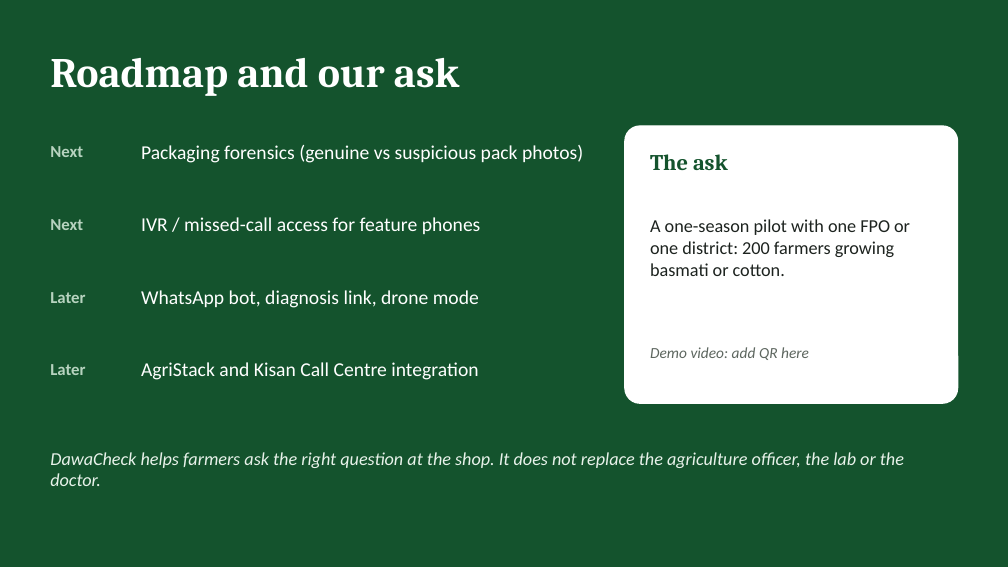
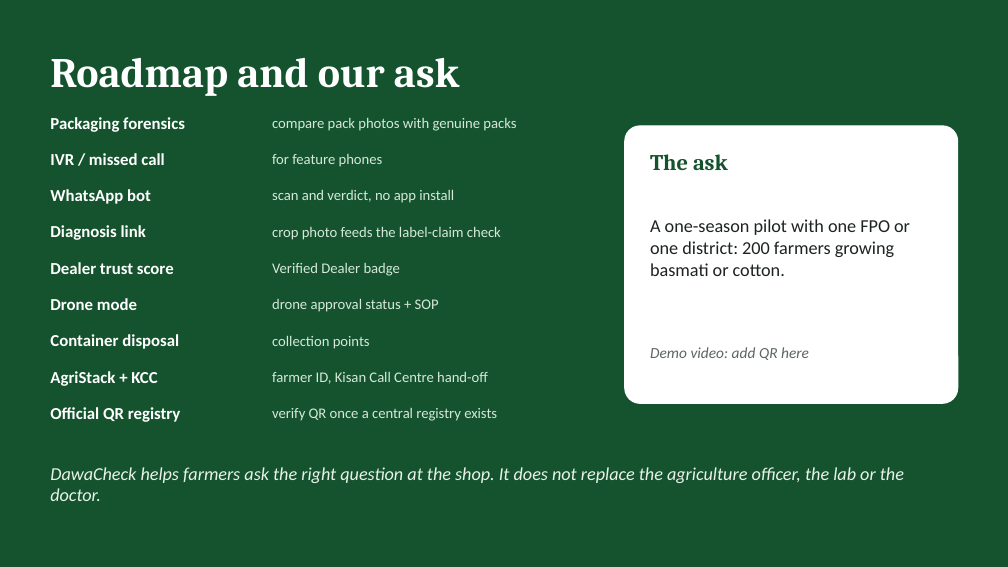
Before and after one commit to meenakshisatpathy20-del/dawacheck, a slide deck: slide 10 of docs/DawaCheck_pitch.pptx. Drawn at 1008x567 pixels with LibreOffice and Linux fonts; fonts in the diff are those of the drawing. Boxes give left, top, right and bottom in pixels: in the first picture for what was removed or moved away, otherwise in the second. Text is boxed around its words. In the diff, an @@ line names an element or a change of style, - is before the commit and + after.

```diff
--- a/docs/DawaCheck_pitch.pptx
+++ b/docs/DawaCheck_pitch.pptx
@@ text added at <box>50,117,185,132</box>, 12 pt, text #FFFFFF, bold @@
+Packaging forensics
@@ text added at <box>272,118,516,131</box>, 10.5 pt, text #D5E8DA @@
+compare pack photos with genuine packs
@@ text removed at <box>50,146,83,157</box> @@
-Next
@@ text removed at <box>141,145,583,163</box> @@
-Packaging forensics (genuine vs suspicious pack photos)
@@ text added at <box>50,153,164,165</box>, 12 pt, text #FFFFFF, bold @@
+IVR / missed call
@@ text at <box>272,154,383,167</box>: text changed; size 14 to 10.5 pt; text colour #FFFFFF to #D5E8DA @@
-IVR / missed-call access for feature phones
+for feature phones
@@ text added at <box>50,189,151,204</box>, 12 pt, text #FFFFFF, bold @@
+WhatsApp bot
@@ text added at <box>272,190,454,203</box>, 10.5 pt, text #D5E8DA @@
+scan and verdict, no app install
@@ text removed at <box>50,219,83,230</box> @@
-Next
@@ text added at <box>50,225,146,240</box>, 12 pt, text #FFFFFF, bold @@
+Diagnosis link
@@ text added at <box>272,227,501,240</box>, 10.5 pt, text #D5E8DA @@
+crop photo feeds the label-claim check
@@ text added at <box>50,262,174,274</box>, 12 pt, text #FFFFFF, bold @@
+Dealer trust score
@@ text added at <box>272,263,400,276</box>, 10.5 pt, text #D5E8DA @@
+Verified Dealer badge
@@ text removed at <box>50,292,85,303</box> @@
-Later
@@ text added at <box>50,298,137,310</box>, 12 pt, text #FFFFFF, bold @@
+Drone mode
@@ text removed at <box>141,290,479,308</box> @@
-WhatsApp bot, diagnosis link, drone mode
@@ text added at <box>272,299,439,312</box>, 10.5 pt, text #D5E8DA @@
+drone approval status + SOP
@@ text added at <box>50,334,179,349</box>, 12 pt, text #FFFFFF, bold @@
+Container disposal
@@ text added at <box>272,336,370,349</box>, 10.5 pt, text #D5E8DA @@
+collection points
@@ text removed at <box>50,364,85,375</box> @@
-Later
@@ text added at <box>50,371,157,386</box>, 12 pt, text #FFFFFF, bold @@
+AgriStack + KCC
@@ text at <box>272,372,488,384</box>: text changed; size 14 to 10.5 pt; text colour #FFFFFF to #D5E8DA @@
-AgriStack and Kisan Call Centre integration
+farmer ID, Kisan Call Centre hand-off
@@ text added at <box>50,407,181,422</box>, 12 pt, text #FFFFFF, bold @@
+Official QR registry
@@ text added at <box>272,408,497,421</box>, 10.5 pt, text #D5E8DA @@
+verify QR once a central registry exists
@@ text "DawaCheck helps farmers ask the ...": place and size @@
-text "DawaCheck helps farmers ask the ..." at <box>50,452,904,486</box>
+text "DawaCheck helps farmers ask the ..." at <box>50,467,904,501</box>
```
Also in this commit, not shown: 4 other slides changed, 17 other files.
